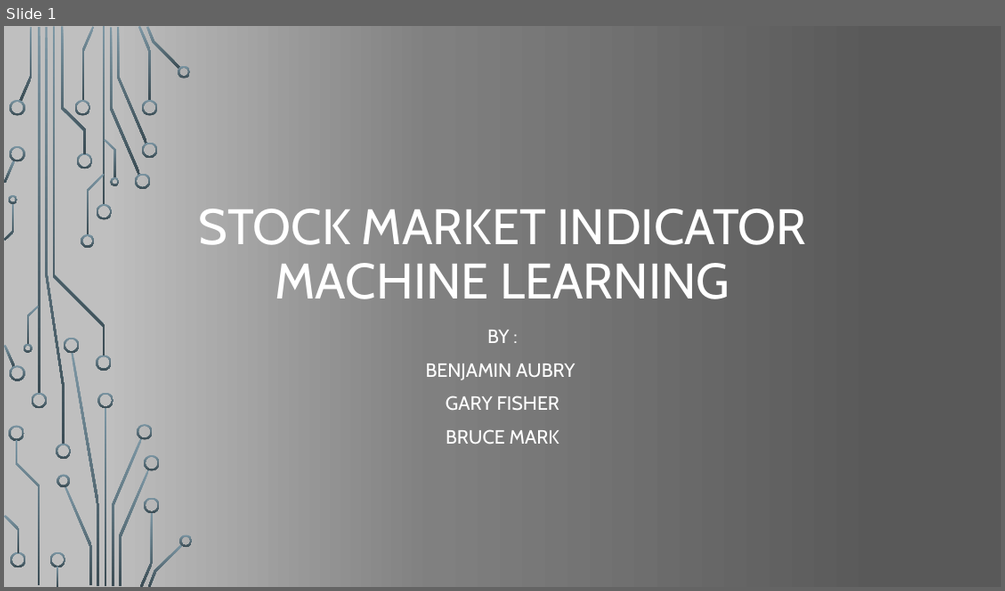
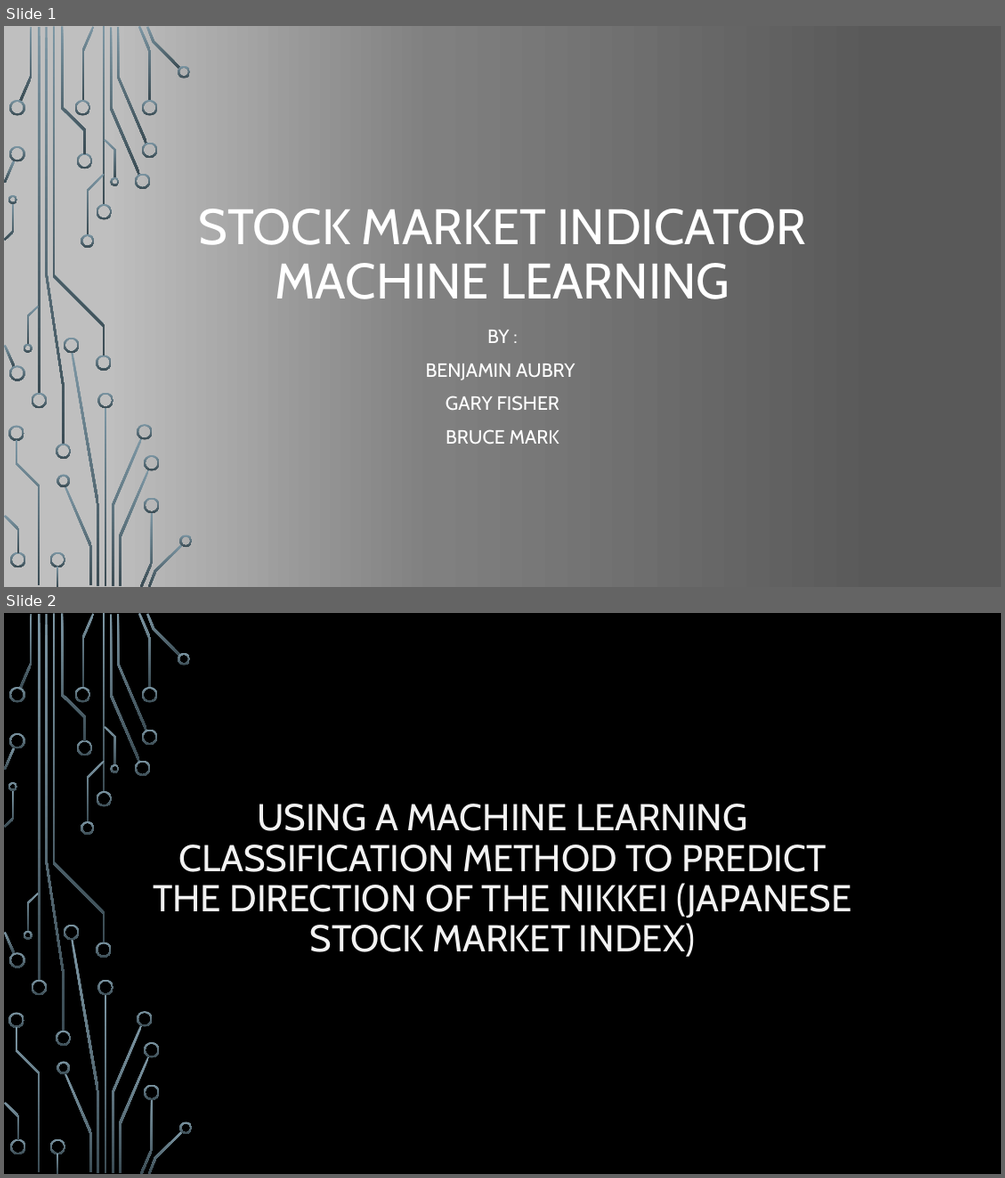
Before and after one commit to gfisherjr/Market_Indicator_Machine_Learning, a slide deck: Final/Final ML Presentation.pptx. Shown one above the other, each under a label of ours: slide 1 before the commit, slides 1 and 2 after it. The pictures are 1005x591 and 1005x1178 pixels, drawn with LibreOffice and Linux fonts; fonts in the diff are those of the drawing; background and template pictures are left out. Boxes give left, top, right and bottom in pixels: in the first picture for what was removed or moved away, otherwise in the second. Text is boxed around its words. In the diff, an @@ line names an element or a change of style, - is before the commit and + after.

```diff
--- a/Final/Final ML Presentation.pptx
+++ b/Final/Final ML Presentation.pptx
@@ slide 2 added at [4, 613, 1001, 1174], background picture (left out); not listed: 54 template elements that a slide beside it also shows @@
@@ title added at [153, 803, 851, 957], 36 pt, text #F2F2F2 @@
+USING A MACHINE LEARNING CLASSIFICATION METHOD TO PREDICT THE DIRECTION OF THE NIKKEI (JAPANESE STOCK MARKET INDEX)
```
Also in this commit, not shown: 6 other slides added.
